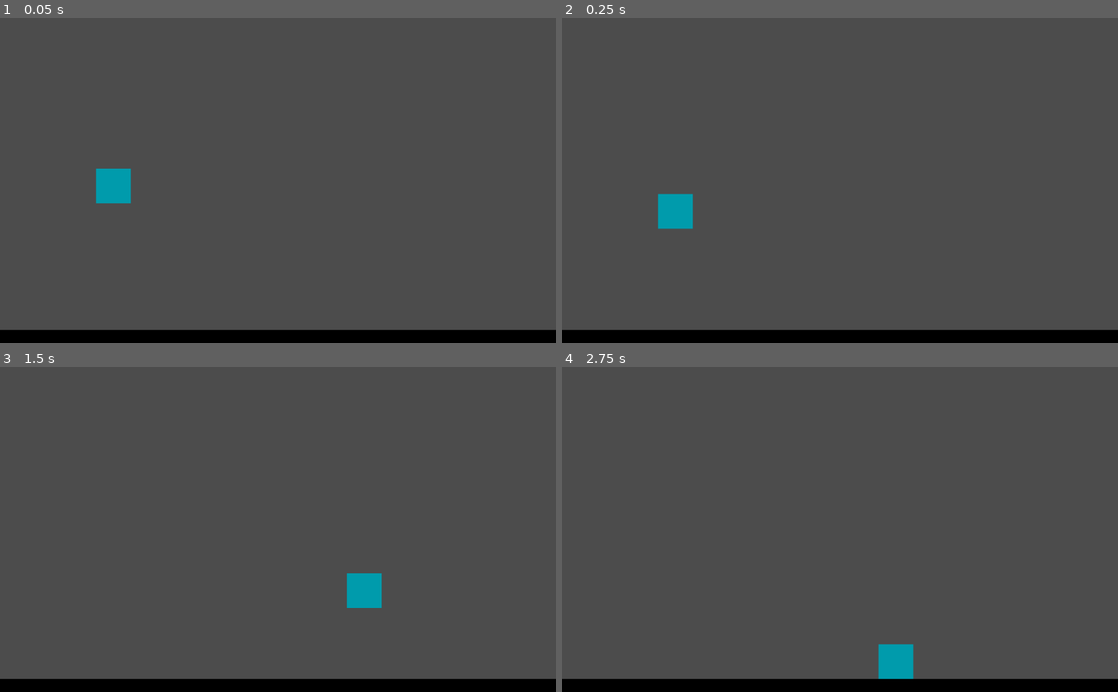
Above: before the commit, frames 1-4 (two rows, left to right).
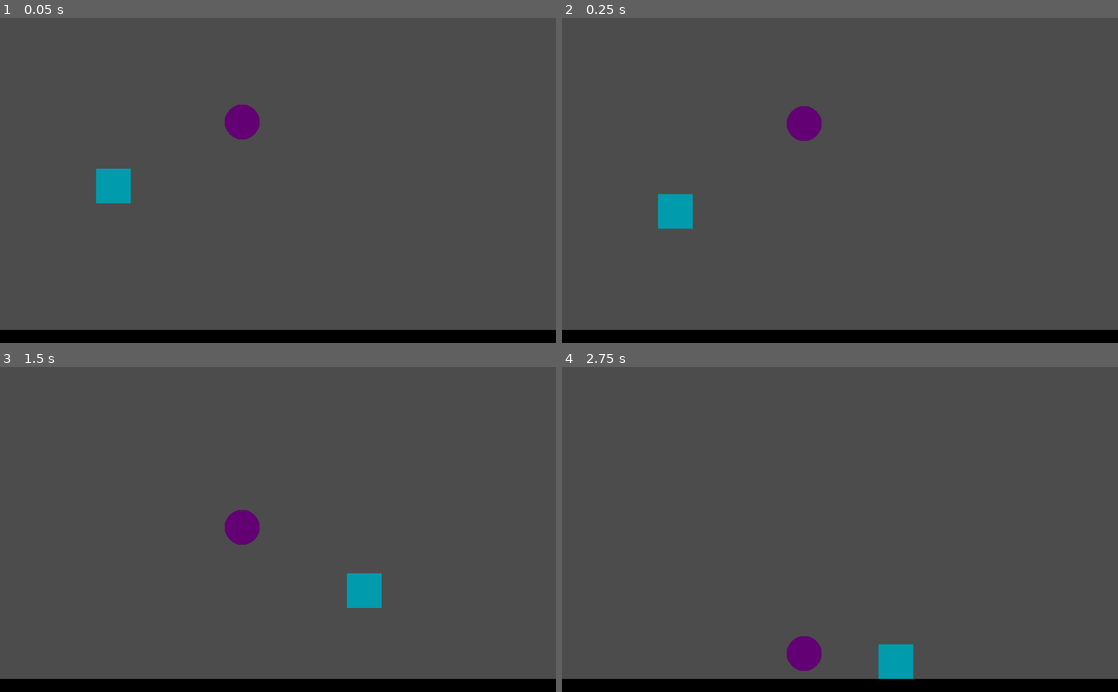
Above: after the commit, the same moments.

Repository: Develarooio/falaj
Game: Godot game, scene res://Level/TestLevel.tscn
Same seed, same stepped clock (60 frames per second), same inputs: the game is played once before the commit and once after it. The project has no main scene, so this scene is started directly.
Inputs:
- Up to frame 1 (0.05 s): no input
- Up to frame 2 (0.25 s): no input
- Up to frame 3 (1.5 s): hold Right (right) from 0.53 s (still down); tap Up (jump) at 0.77 s
- Up to frame 4 (2.75 s): tap Up (jump) at 1.52 s; release Right (right) at 2.03 s; hold Left (left) from 2.03 s (still down)

The runs differ from the first frame. In frame 1, 0.5% of the frame differs, in the area x 40-47%, y 26-38%; in frame 2, 0.5%; in frame 3, 0.5%, in the area x 40-47%, y 44-55%; in frame 4, 0.5%.

Commit message:
ball as rigid body

Diff:
--- /dev/null
+++ b/Ball/Ball.tscn
@@ -0,0 +1,37 @@
+[gd_scene load_steps=3 format=2]
+
+[ext_resource path="res://Ball/ball_purple.png" type="Texture" id=1]
+
+[sub_resource type="CircleShape2D" id=1]
+
+custom_solver_bias = 0.0
+radius = 33.0
+
+[node name="Ball" type="RigidBody2D"]
+
+input_pickable = false
+collision_layer = 1
+collision_mask = 1
+mode = 0
+mass = 1.0
+friction = 1.0
+bounce = 0.0
+gravity_scale = 1.0
+custom_integrator = false
+continuous_cd = 0
+contacts_reported = 0
+contact_monitor = false
+sleeping = false
+can_sleep = true
+linear_velocity = Vector2( 0, 0 )
+linear_damp = -1.0
+angular_velocity = 0.0
+angular_damp = -1.0
+
+[node name="CollisionShape2D" type="CollisionShape2D" parent="." index="0"]
+
+shape = SubResource( 1 )
+
+[node name="Sprite" type="Sprite" parent="." index="1"]
+
+texture = ExtResource( 1 )
--- a/Level/TestLevel.tscn
+++ b/Level/TestLevel.tscn
@@ -1,7 +1,8 @@
-[gd_scene load_steps=3 format=2]
+[gd_scene load_steps=4 format=2]
 
 [ext_resource path="res://Tilesets/basic_black_wall.tres" type="TileSet" id=1]
 [ext_resource path="res://Player/Player.tscn" type="PackedScene" id=2]
+[ext_resource path="res://Ball/Ball.tscn" type="PackedScene" id=3]
 
 [node name="TestLevel" type="Node2D" index="0"]
 
@@ -28,3 +29,8 @@
 [node name="Player" parent="." index="1" instance=ExtResource( 2 )]
 
 position = Vector2( 209, 307 )
+
+[node name="Ball" parent="." index="2" instance=ExtResource( 3 )]
+
+position = Vector2( 446, 192 )
+bounce = 0.5
Binary file added: Ball/ball_purple.png
Not shown, added: Ball/ball_purple.png.import
